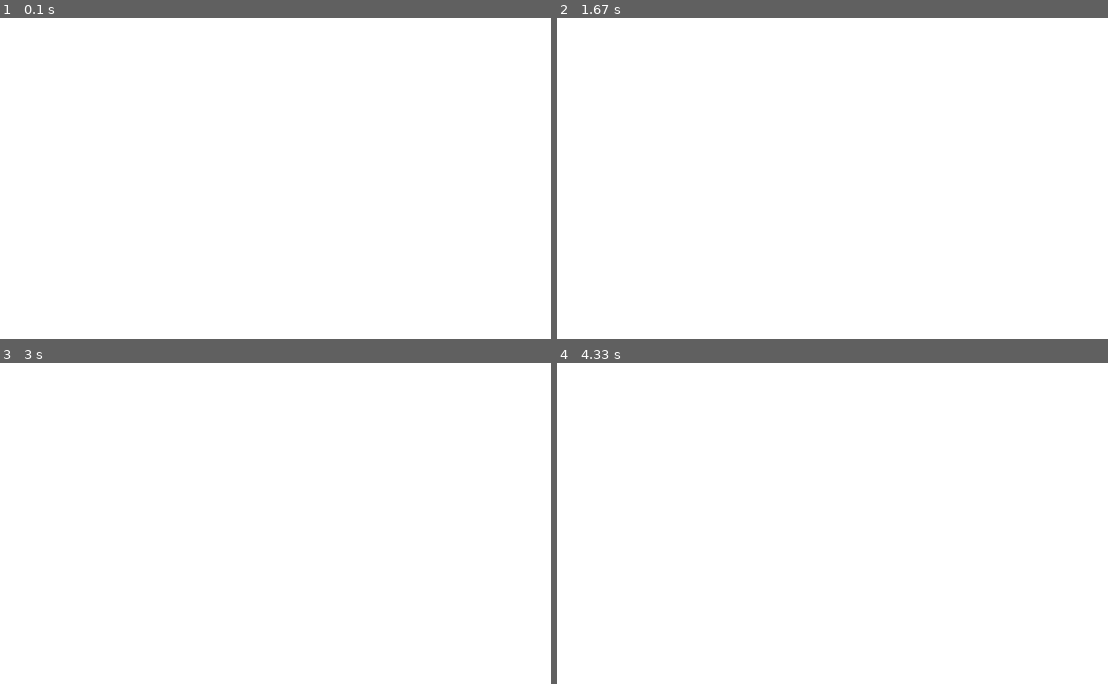
Above: before the commit, frames 1-4 (two rows, left to right).
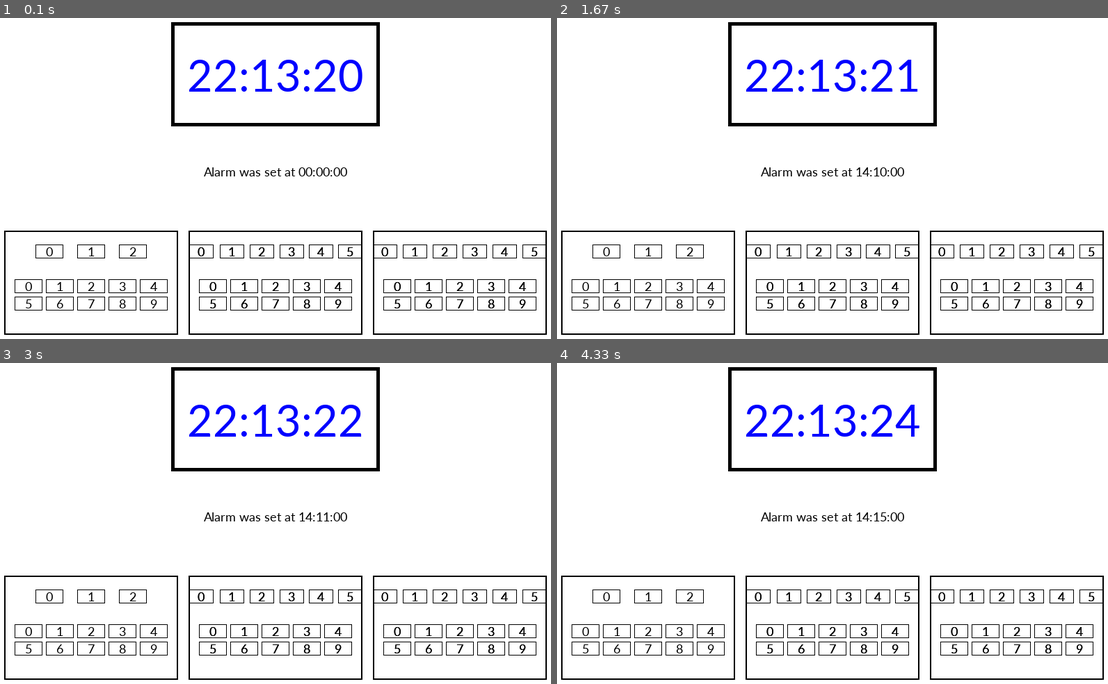
Above: after the commit, the same moments.

Repository: DDjog/NewTasks
Game: pygame game, started from pygameDigitalClock2.py
The game is run twice, just before and just after one commit, with the same random seed, the same clock (stepped at 60 frames per second) and the same inputs.
Inputs (mouse positions are in pixels of both pictures, inside the frame that each line leads up to):
- Up to frame 1 (0.1 s): no input
- Up to frame 2 (1.67 s): click "1" at 0.38 s; click "2" at 0.72 s; click "4" at 1.05 s; click "1" at 1.38 s
- Up to frame 3 (3 s): click "1" at 1.72 s; click "5" at 2.05 s; click (484, 664) at 2.38 s; click "1" at 2.72 s
- Up to frame 4 (4.33 s): click (1025, 616) at 3.05 s; click "5" at 3.38 s; click (656, 452) at 3.72 s

The runs differ from the first frame. In frame 1, 5.9% of the frame differs, in the area x 0-100%, y 1-99%; in frame 2, 5.8%; in frame 3, 5.8%; in frame 4, 5.8%.

Commit message:
updated DigitalClock2

Diff:
--- a/pygameDigitalClock2.py
+++ b/pygameDigitalClock2.py
@@ -209,7 +209,7 @@
     _alarm_t = f"{_alarm_hour:02}:{_alarm_minute:02}:{_alarm_second:02}"
 
 
-    print("Alarm time:", _alarm_t)
+    #print("Alarm time:", _alarm_t)
 
 def draw_alarm_rect():
 
@@ -265,11 +265,11 @@
                 pygame.mixer.Sound.stop(alarm_sound)
 
 
-        set_alarm_time()
-        draw_alarm_rect()
-        draw_set_alarm_time()
-        check_alarm()
-        pygame.display.flip()
+    set_alarm_time()
+    draw_alarm_rect()
+    draw_set_alarm_time()
+    check_alarm()
+    pygame.display.flip()
 
     _mpos = pygame.mouse.get_pos()
     px = _mpos[0]
